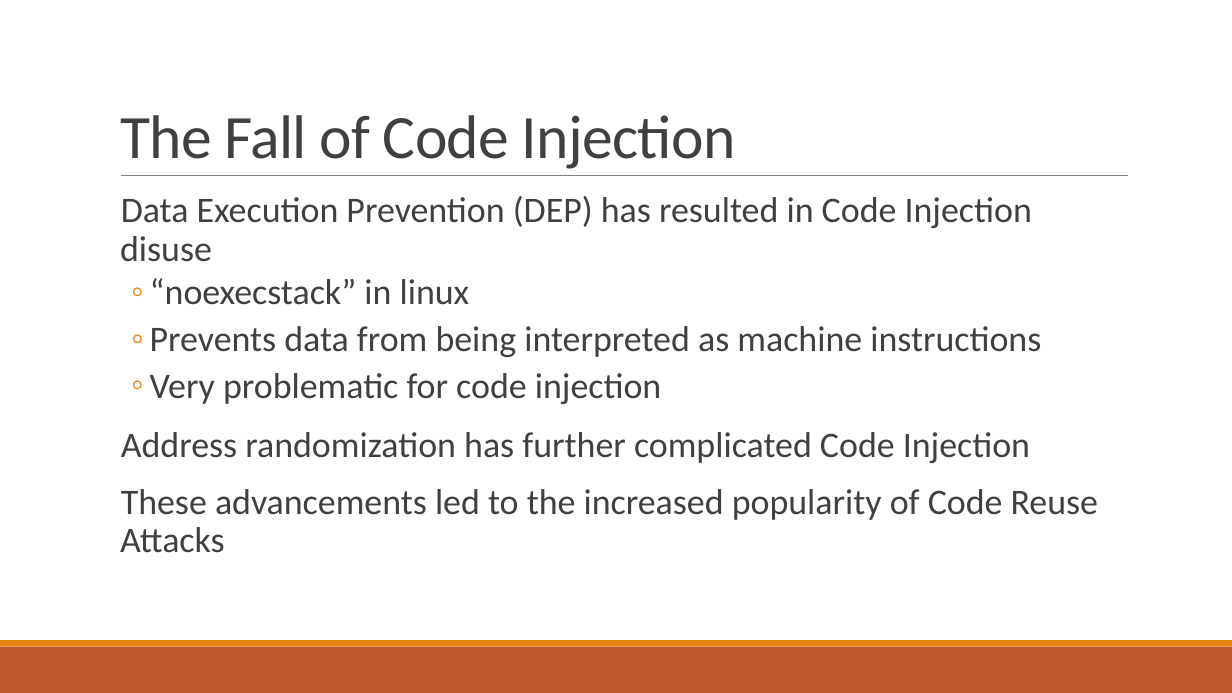
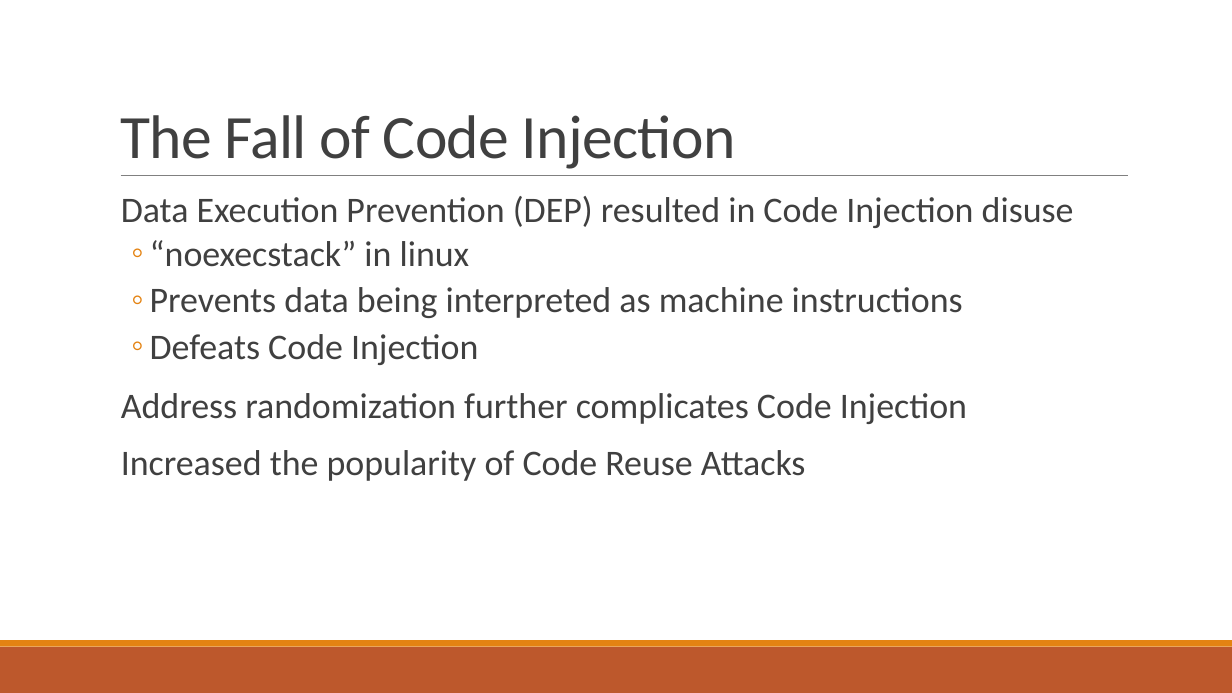
Before and after one commit to bretafinley/coop, a slide deck: slide 8 of COOP.pptx. Drawn at 1232x693 pixels with LibreOffice and Linux fonts; fonts in the diff are those of the drawing. Boxes give left, top, right and bottom in pixels: in the first picture for what was removed or moved away, otherwise in the second. Text is boxed around its words. In the diff, an @@ line names an element or a change of style, - is before the commit and + after.

Commit message:
Updated presentation. Added PDF.

```diff
--- a/COOP.pptx
+++ b/COOP.pptx
@@ text at bbox=[121, 196, 1074, 228]: text changed @@
-  Data Execution Prevention (DEP) has resulted in Code Injection disuse
+  Data Execution Prevention (DEP) resulted in Code Injection disuse
@@ text at bbox=[121, 287, 967, 481]: text changed @@
-  ◦ Prevents data from being interpreted as machine instructions
-  ◦ Very problematic for code injection
-  Address randomization has further complicated Code Injection
-  These advancements led to the increased popularity of Code Reuse Attacks
+  ◦ Prevents data being interpreted as machine instructions
+  ◦ Defeats Code Injection
+  Address randomization further complicates Code Injection
+  Increased the popularity of Code Reuse Attacks
```
Also in this commit, not shown: 27 other slides changed, 1 other file.
